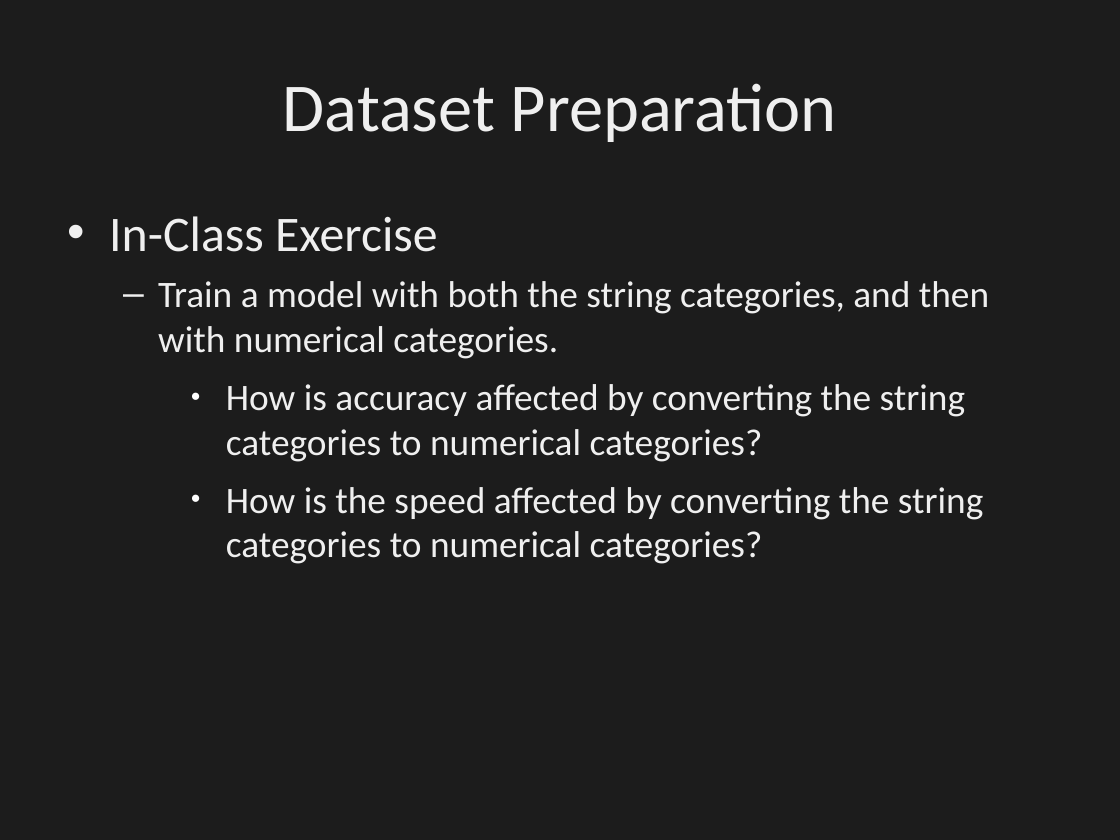
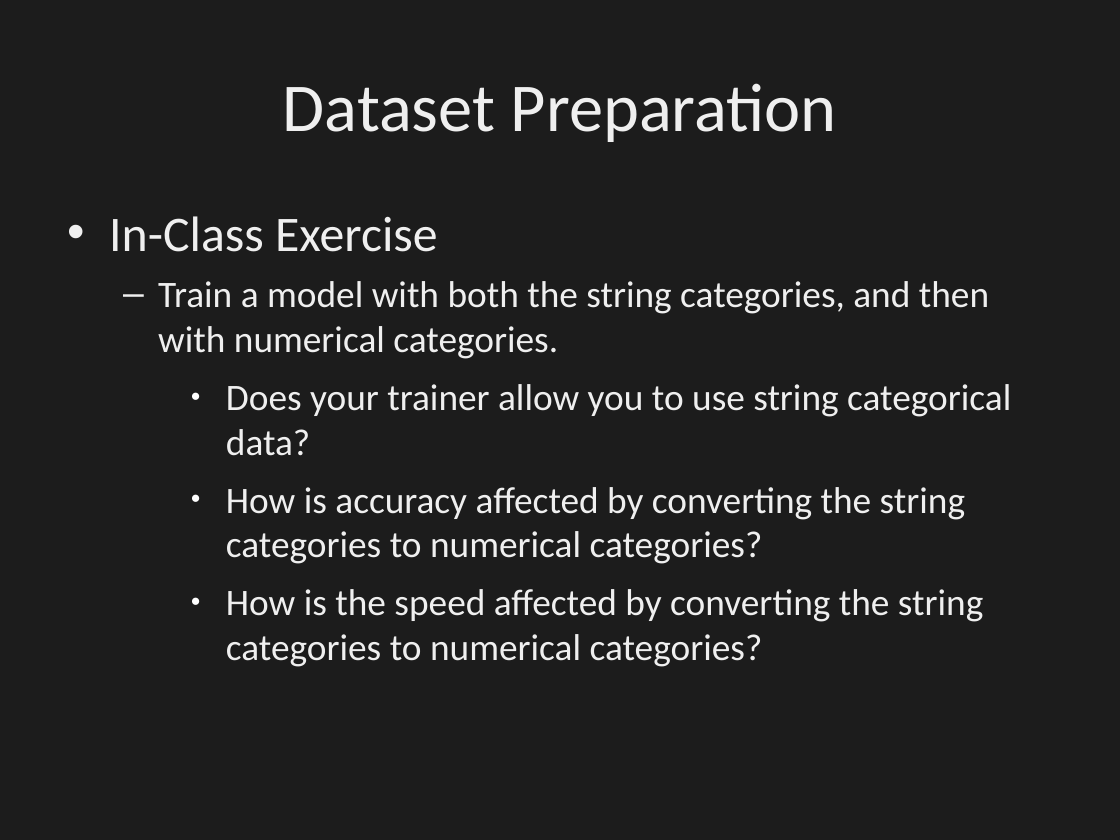
Before and after one commit to dbowmans46/PracticalProgramming, a slide deck: slide 155 of Session 7 - Python/Instructional Material/Session 7 - Python Brief Intro to Machine Learning with Scikit Learn.odp. Drawn at 1120x840 pixels with LibreOffice and Linux fonts; fonts in the diff are those of the drawing; background and template pictures are left out; a plain dark background stands for a picture behind light text. Boxes give left, top, right and bottom in pixels: in the first picture for what was removed or moved away, otherwise in the second. Text is boxed around its words. In the diff, an @@ line names an element or a change of style, - is before the commit and + after.

```diff
--- a/Session 7 - Python/Instructional Material/Session 7 - Python Brief Intro to Machine Learning with Scikit Learn.odp
+++ b/Session 7 - Python/Instructional Material/Session 7 - Python Brief Intro to Machine Learning with Scikit Learn.odp
@@ text at bbox=[226, 384, 1011, 456]: paragraph added @@
+    ● Does your trainer allow you to use string categorical data?
```
Also in this commit, not shown: 6 other slides changed, 5 slides added, 1 other file.
